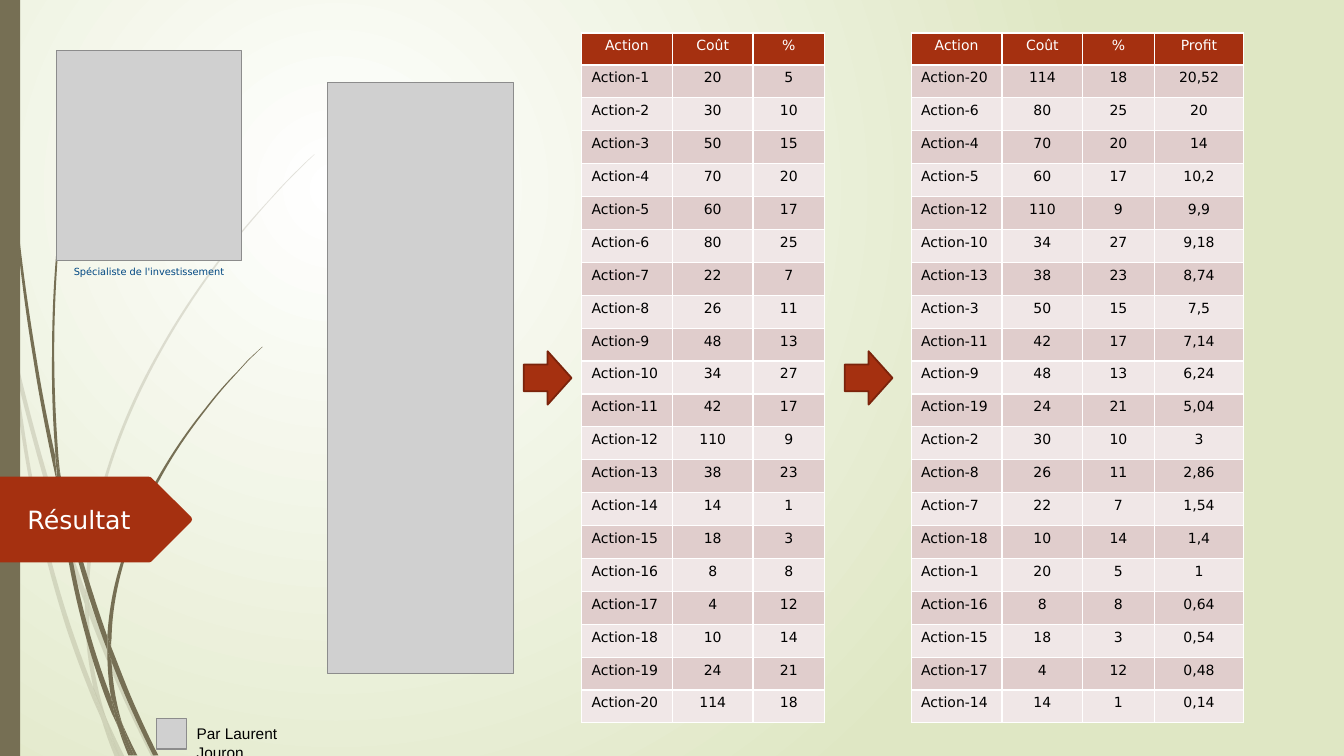
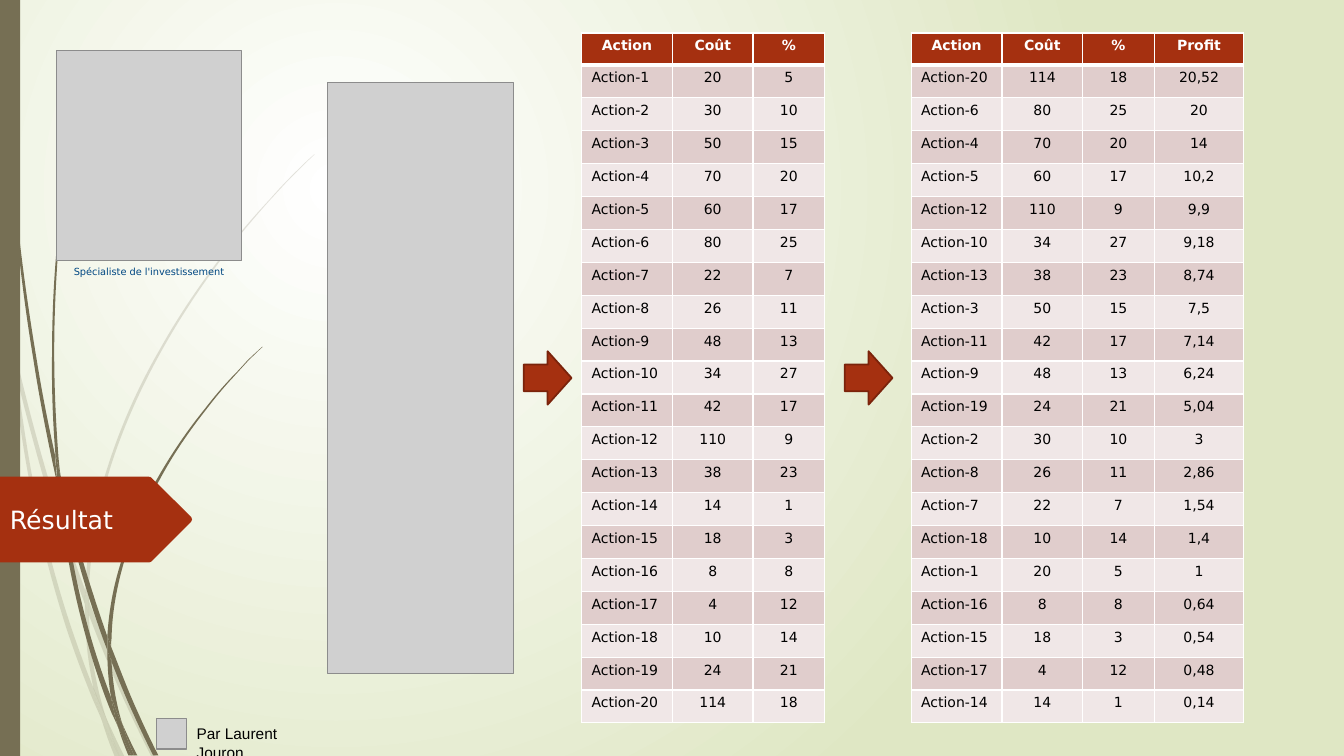
Before and after one commit to LaurentJouron/Python_algo_invest_trade, a slide deck: slide 3 of pptx/algo invest.pptx. Drawn at 1344x756 pixels with LibreOffice and Linux fonts; fonts in the diff are those of the drawing; grey boxes stand for pictures. Boxes give left, top, right and bottom in pixels: in the first picture for what was removed or moved away, otherwise in the second. Text is boxed around its words. In the diff, an @@ line names an element or a change of style, - is before the commit and + after.

```diff
--- a/pptx/algo invest.pptx
+++ b/pptx/algo invest.pptx
@@ table at box(582, 33, 825, 724) @@
@@ bold on in "Action", "Coût", "%" @@
@@ table at box(911, 33, 1244, 724) @@
@@ bold on in "Action", "Coût", "%", "Profit" @@
@@ text "Résultat": place and size @@
-text "Résultat" at box(27, 509, 130, 530)
+text "Résultat" at box(10, 509, 113, 530)
```
Also in this commit, not shown: 9 other slides changed, 10 slides added, 7 other files.
